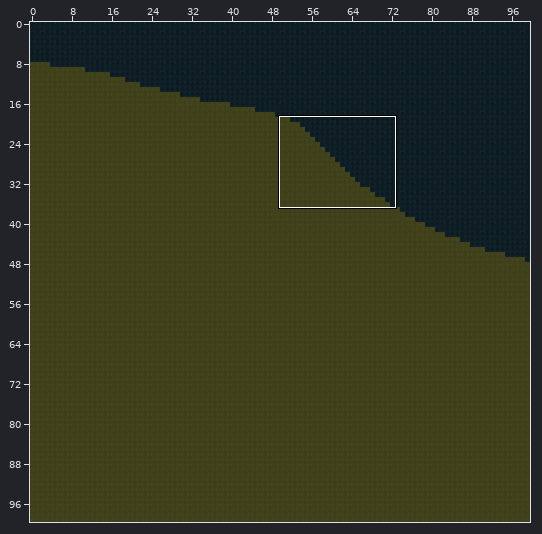
Level history. Tiled map (JSON): LostAndDivine.ClientMonoGame/Content/Sectors/5_6.tmj. The first picture is a wide view before the edit; the outline marks the close-up.
Close-up. As it was:
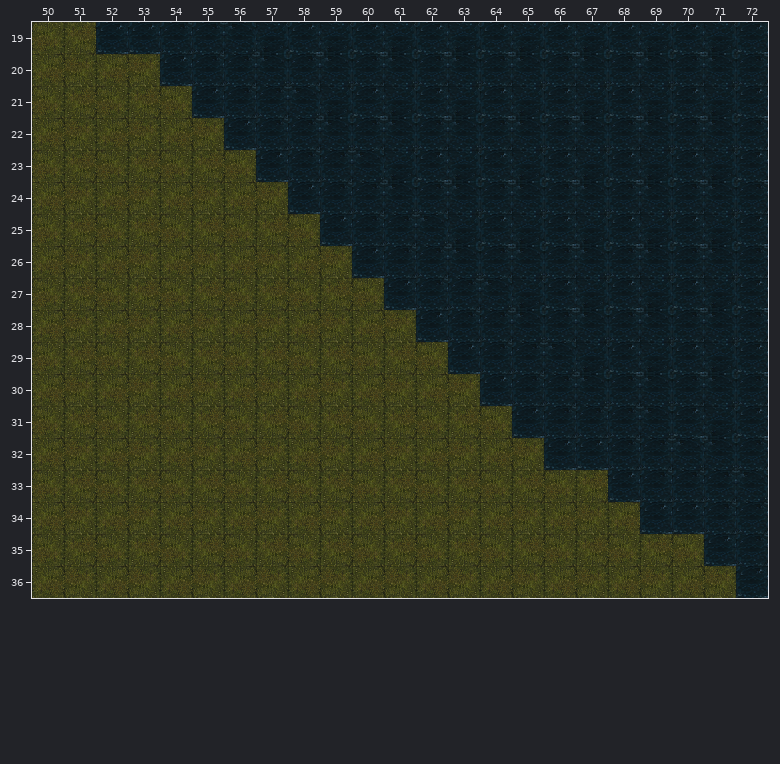
Cells are 64x64 px. Shown: x 50..72, y 19..36. The commit also changed other parts of the map, which this record leaves out.
Now the later version:
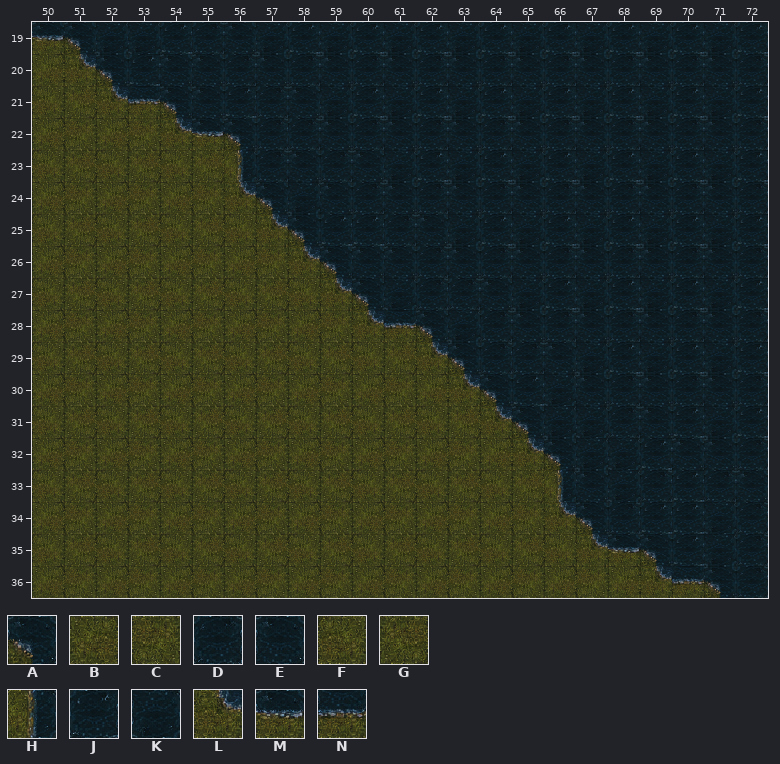
Key: from "World-Tilemap": A 11, B 91, C 92, D 99, E 100, F 121, G 122, H 128, J 129, K 130, L 158, M 159, N 160.
_ is an empty cell.
Changes in this commit:
{"where": "layer \"Слой тайлов 1\""}
{"y":19,"x":50,"old":"FGJJD","new":"MAKKJ"}
{"y":20,"x":51,"old":"CBCJD","new":"LAJEE"}
{"y":21,"x":52,"old":"FGFJD","new":"LNAEJ"}
{"y":22,"x":54,"old":"BCJ","new":"LMA"}
{"y":23,"x":56,"old":"FJD","new":"HDE"}
{"y":24,"x":56,"old":"BCJD","new":"LAKE"}
{"y":25,"x":57,"old":"GF","new":"LA"}
{"y":25,"x":60,"old":"D","new":"J"}
{"y":26,"x":58,"old":"BCJD","new":"LAEE"}
{"y":27,"x":59,"old":"GFJ","new":"LAK"}
{"y":28,"x":60,"old":"BCJD","new":"LNAK"}
{"y":29,"x":62,"old":"FJ","new":"LA"}
{"y":30,"x":63,"old":"CJDD","new":"LAJK"}
{"y":31,"x":64,"old":"FJDD","new":"LAKK"}
{"y":32,"x":65,"old":"CJJDD","new":"LAKKJ"}
{"y":33,"x":66,"old":"FGJ","new":"HEK"}
{"y":33,"x":70,"old":"D","new":"J"}
{"y":34,"x":66,"old":"BCB","new":"LAD"}
{"y":34,"x":71,"old":"D","new":"K"}
{"y":35,"x":67,"old":"GFGFJ","new":"LMAJK"}
{"y":36,"x":69,"old":"CBCJ","new":"LNAD"}
